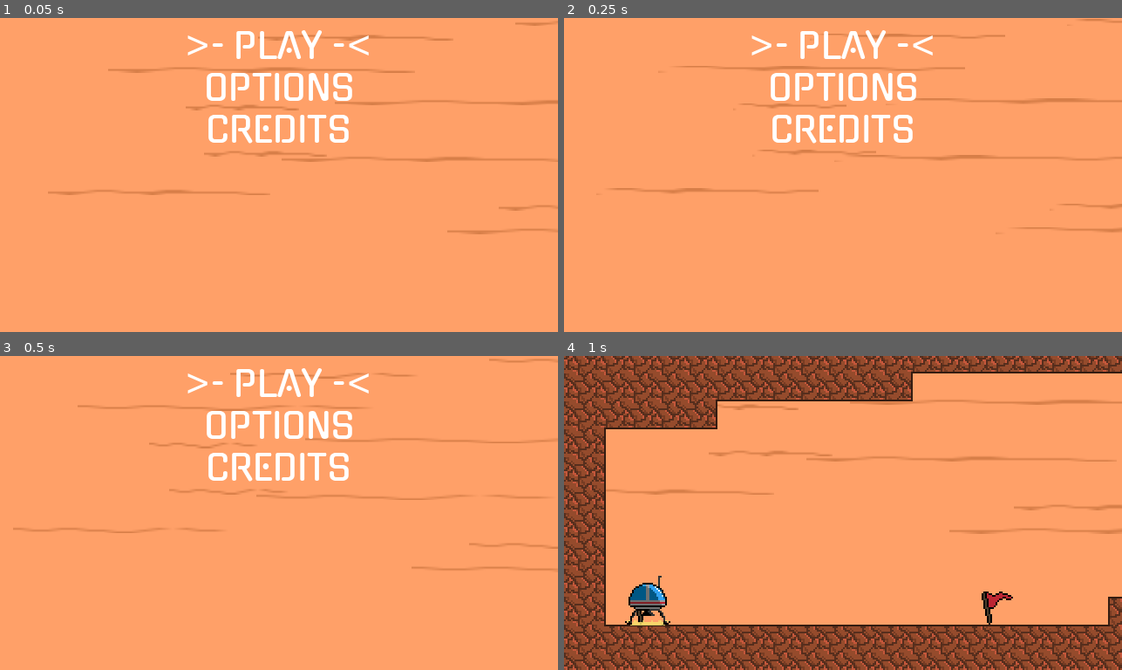
Above: before the commit, frames 1-4 (two rows, left to right).
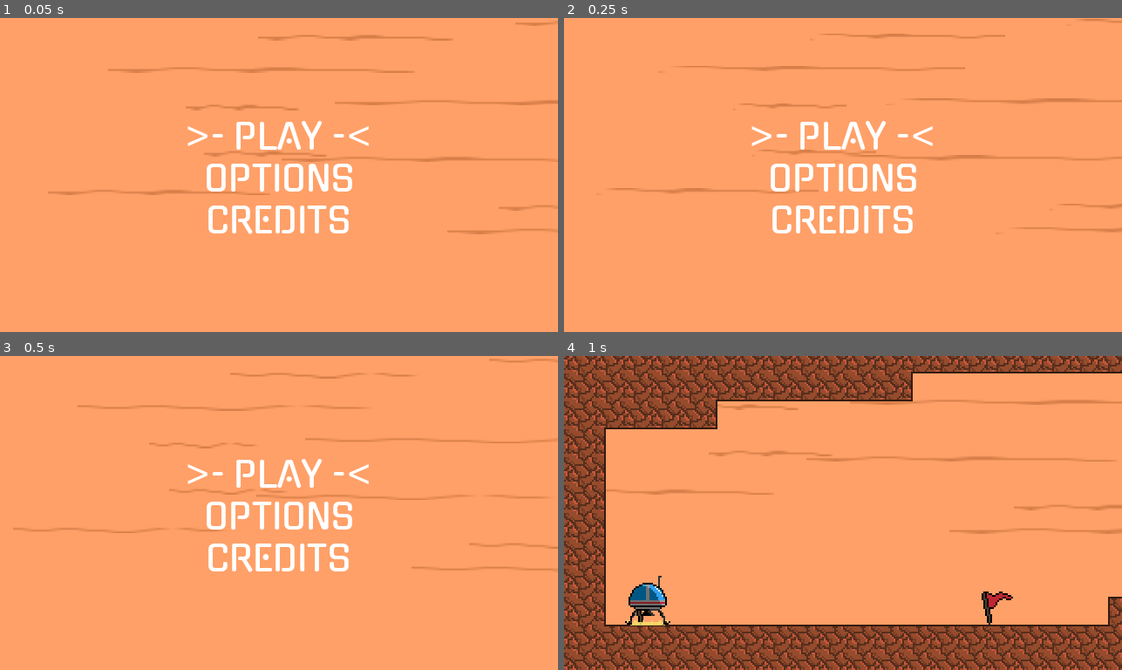
Above: after the commit, the same moments.

Repository: nicholasiasso/GMTKGameJam2020
Game: Godot game, scene res://Game.tscn
Two runs of this game, one before a commit and one after it. Both use one fixed random seed, a clock stepped at 60 frames per second and the inputs below.
Inputs:
- Up to frame 1 (0.05 s): no input
- Up to frame 2 (0.25 s): no input
- Up to frame 3 (0.5 s): no input
- Up to frame 4 (1 s): tap Enter (ui_accept) at 0.5, 0.77 s; hold Right (right) from 0.53 s (still down)

The runs differ from the first frame. In frame 1, 5.3% of the frame differs, in the area x 33-67%, y 3-69%; in frame 2, 5.3%; in frame 3, 5.3%; in frame 4, nothing differs.

Commit message:
adjusted pposition of main menu

Diff:
--- a/godotproject/Game.tscn
+++ b/godotproject/Game.tscn
@@ -12,3 +12,4 @@
 margin_bottom = 180.0
 
 [node name="MainMenu" parent="." instance=ExtResource( 3 )]
+margin_top = 59.0
